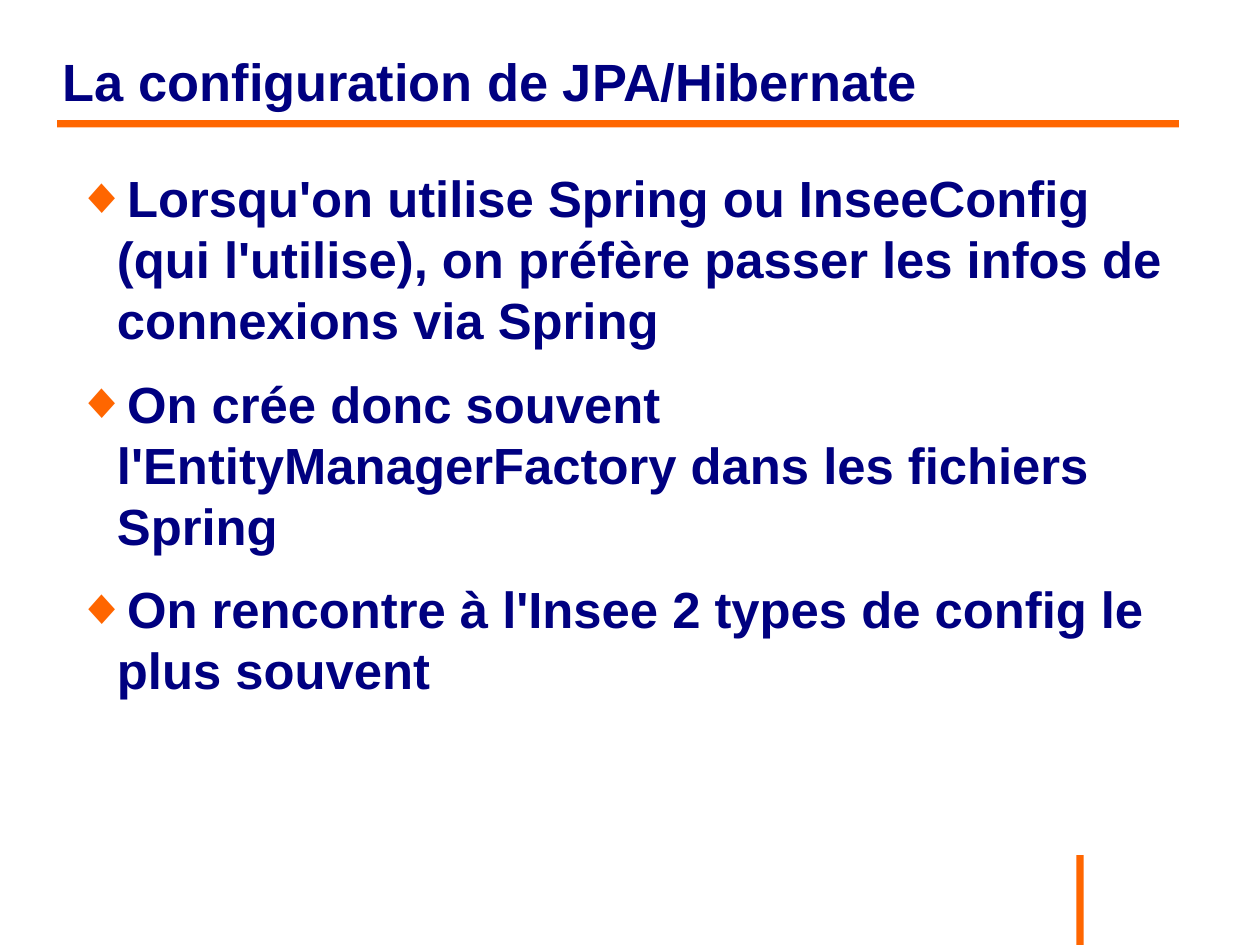
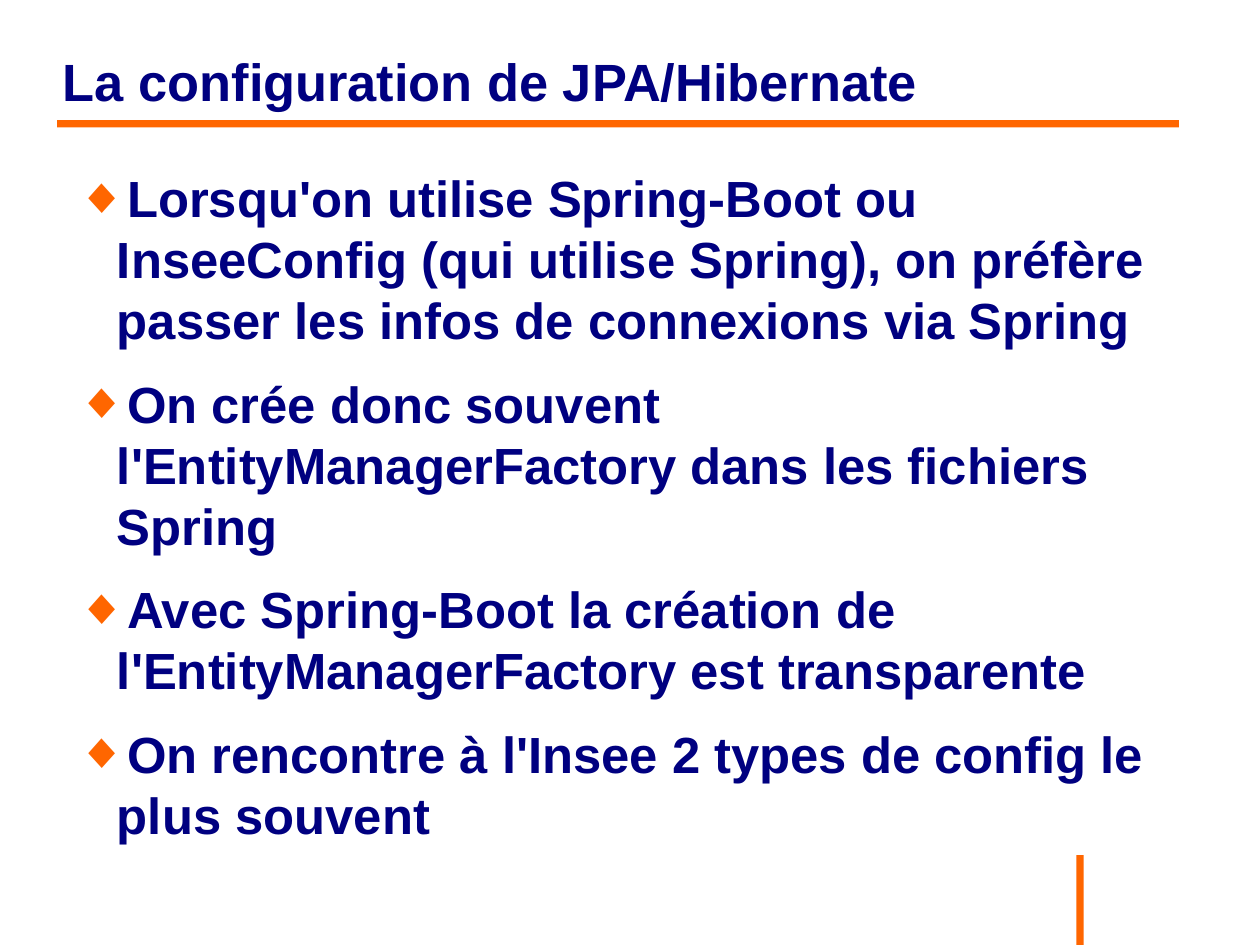
Before and after one commit to philphils/formation-hibernate-basique, a slide deck: slide 158 of Documentation/diapo_formation_hibernate.odp (slide 155 before the commit). Drawn at 1260x945 pixels with LibreOffice and Linux fonts; fonts in the diff are those of the drawing; background and template pictures are left out. Boxes give left, top, right and bottom in pixels: in the first picture for what was removed or moved away, otherwise in the second. Text is boxed around its words. In the diff, an @@ line names an element or a change of style, - is before the commit and + after.

```diff
--- a/Documentation/diapo_formation_hibernate.odp
+++ b/Documentation/diapo_formation_hibernate.odp
@@ text at [117,180,1143,350]: text changed @@
-◆ Lorsqu'on utilise Spring ou InseeConfig (qui l'utilise), on préfère passer les infos de connexions via Spring
+◆ Lorsqu'on utilise Spring-Boot ou InseeConfig (qui utilise Spring), on préfère passer les infos de connexions via Spring
@@ text at [117,590,1086,700]: paragraph added @@
+◆ Avec Spring-Boot la création de l'EntityManagerFactory est transparente
```
Also in this commit, not shown: 41 other slides changed, 4 slides added.
